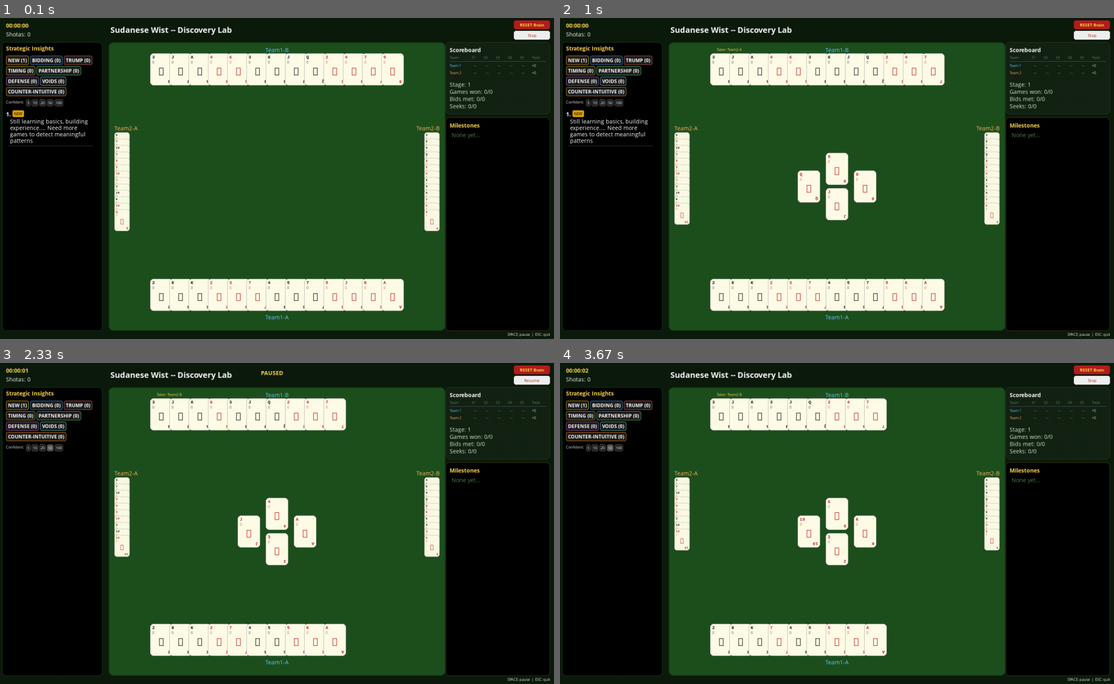
Above: before the commit, frames 1-4 (two rows, left to right).
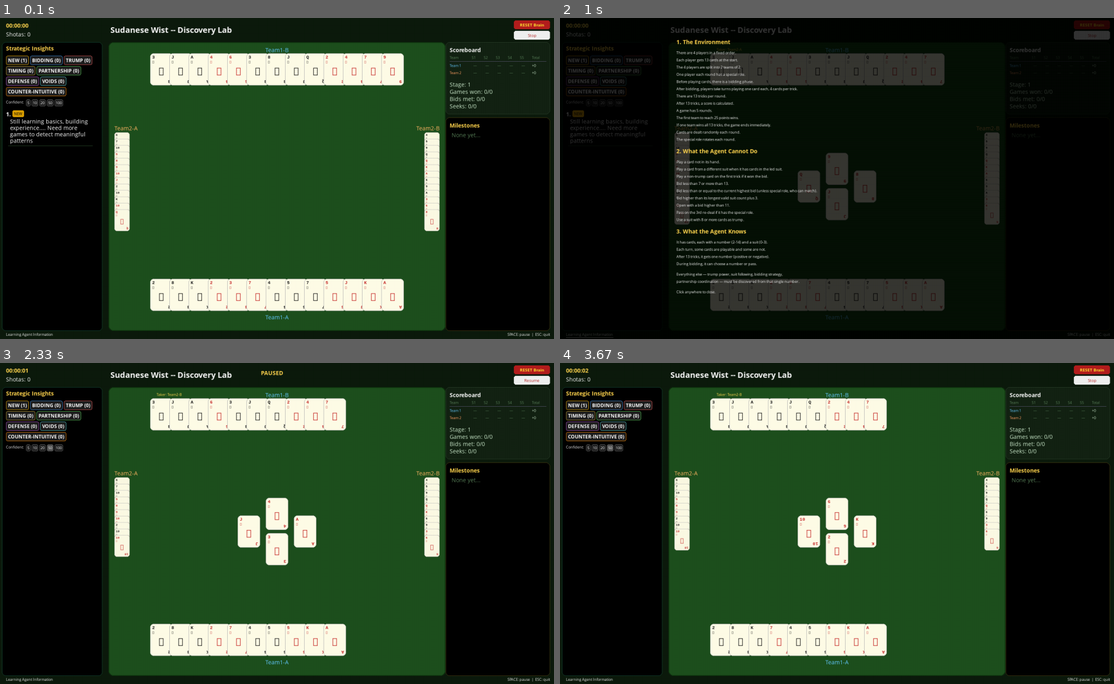
Above: after the commit, the same moments.

Repository: aamagzoub/engineering-intelligence
Game: pygame game, started from gui_wist_discovery/main.py
The game is run twice, just before and just after one commit, with the same random seed, the same clock (stepped at 60 frames per second) and the same inputs.
Inputs (mouse positions are in pixels of both pictures, inside the frame that each line leads up to):
- Up to frame 1 (0.1 s): no input
- Up to frame 2 (1 s): click (837, 178) at 0.38 s; click (587, 332) at 0.72 s, where only the run after the commit has a clickable "Learning Agent Information"
- Up to frame 3 (2.33 s): click (105, 475) at 1.05 s; tap Space at 1.33, 1.73, 2.03 s; click "50" at 2.22 s
- Up to frame 4 (3.67 s): click (1047, 645) at 2.55 s; click (759, 456) at 2.88 s; tap Space at 3.23 s; click (1008, 517) at 3.55 s

The runs differ from the first frame. In frame 1, less than 0.1% of the frame differs, in the area x 1-10%, y 98-100%; in frame 2, 62%, in the area x 0-100%, y 0-100%; in frame 3, less than 0.1%; in frame 4, less than 0.1%.

Commit message:
v3.1.8 add Learning Agent Information overlay

Diff:
--- a/gui_wist_discovery/main.py
+++ b/gui_wist_discovery/main.py
@@ -136,6 +136,9 @@
         # Scroll offsets.
         self._disc_scroll_offset = 0
         self._insight_scroll_offset = 0
+
+        # Info overlay toggle.
+        self._show_info = False
 
         # Insight category filter (None = show all).
         self._insight_filter = None
@@ -606,10 +609,18 @@
                 elif event.key == pygame.K_SPACE:
                     self._toggle_pause()
             elif event.type == pygame.MOUSEBUTTONDOWN and event.button == 1:
+                # If info overlay is showing, any click closes it.
+                if self._show_info:
+                    self._show_info = False
+                    continue
                 if self._mode_btn_rect and self._mode_btn_rect.collidepoint(event.pos):
                     self._toggle_pause()
                 if self._reset_btn_rect and self._reset_btn_rect.collidepoint(event.pos):
                     self._reset_brain()
+                # Check info label click.
+                info_rect = getattr(self, '_info_rect', None)
+                if info_rect and info_rect.collidepoint(event.pos):
+                    self._show_info = True
                 # Check insight category filter chip clicks.
                 for cat, rect in self._insight_chip_rects.items():
                     if rect.collidepoint(event.pos):
@@ -736,12 +747,14 @@
             "confidence_filter": self._confidence_filter,
             "disc_scroll": self._disc_scroll_offset,
             "insight_scroll": self._insight_scroll_offset,
+            "show_info": self._show_info,
         }
 
         self._mode_btn_rect, self._reset_btn_rect = self.renderer.render_frame(render_state)
 
-        # Capture chip rects from renderer for click detection.
+        # Capture chip rects and info rect from renderer for click detection.
         self._insight_chip_rects = render_state.get("_chip_rects", {})
+        self._info_rect = render_state.get("_info_rect")
         self._conf_rects = render_state.get("_conf_rects", {})
 
 
--- a/gui_wist_discovery/renderer.py
+++ b/gui_wist_discovery/renderer.py
@@ -79,6 +79,20 @@
 
         # Right panel (scoreboard + discoveries).
         self._render_right_panel(state)
+
+        # "Learning Agent Information" clickable label at bottom-left.
+        info_label = self.fonts["small"].render("Learning Agent Information", True, TEXT_WHITE)
+        info_rect = pygame.Rect(15, SCREEN_HEIGHT - 18, info_label.get_width(), info_label.get_height())
+        # Underline effect on hover.
+        if info_rect.collidepoint(pygame.mouse.get_pos()):
+            pygame.draw.line(self.screen, TEXT_WHITE, (15, SCREEN_HEIGHT - 4),
+                             (15 + info_label.get_width(), SCREEN_HEIGHT - 4))
+        self.screen.blit(info_label, (15, SCREEN_HEIGHT - 18))
+        state["_info_rect"] = info_rect
+
+        # Info overlay (if toggled on).
+        if state.get("show_info"):
+            self._render_info_overlay(left_panel_w)
 
         pygame.display.flip()
         return mode_rect, reset_rect
@@ -208,6 +222,81 @@
     def _render_reset_btn(self):
         """Dummy — reset is now rendered inside _render_mode_btn."""
         return pygame.Rect(0, 0, 0, 0)
+
+    # ─── Info Overlay ──────────────────────────────────────────────────────────
+
+    _INFO_TEXT = [
+        ("1. The Environment", True),
+        ("", False),
+        ("There are 4 players in a fixed order.", False),
+        ("Each player gets 13 cards at the start.", False),
+        ("The 4 players are split into 2 teams of 2.", False),
+        ("One player each round has a special role.", False),
+        ("Before playing cards, there is a bidding phase.", False),
+        ("After bidding, players take turns playing one card each, 4 cards per trick.", False),
+        ("There are 13 tricks per round.", False),
+        ("After 13 tricks, a score is calculated.", False),
+        ("A game has 5 rounds.", False),
+        ("The first team to reach 25 points wins.", False),
+        ("If one team wins all 13 tricks, the game ends immediately.", False),
+        ("Cards are dealt randomly each round.", False),
+        ("The special role rotates each round.", False),
+        ("", False),
+        ("2. What the Agent Cannot Do", True),
+        ("", False),
+        ("Play a card not in its hand.", False),
+        ("Play a card from a different suit when it has cards in the led suit.", False),
+        ("Play a non-trump card on the first trick if it won the bid.", False),
+        ("Bid less than 7 or more than 13.", False),
+        ("Bid less than or equal to the current highest bid (unless special role, who can match).", False),
+        ("Bid higher than its longest valid suit count plus 3.", False),
+        ("Open with a bid higher than 11.", False),
+        ("Pass on the 3rd re-deal if it has the special role.", False),
+        ("Use a suit with 8 or more cards as trump.", False),
+        ("", False),
+        ("3. What the Agent Knows", True),
+        ("", False),
+        ("It has cards, each with a number (2-14) and a suit (0-3).", False),
+        ("Each turn, some cards are playable and some are not.", False),
+        ("After 13 tricks, it gets one number (positive or negative).", False),
+        ("During bidding, it can choose a number or pass.", False),
+        ("", False),
+        ("Everything else — trump power, suit following, bidding strategy,", False),
+        ("partnership coordination — must be discovered from that single number.", False),
+        ("", False),
+        ("Click anywhere to close.", False),
+    ]
+
+    def _render_info_overlay(self, left_panel_w):
+        """Render the agent info overlay centered on the table area."""
+        # Semi-transparent dark overlay.
+        overlay = pygame.Surface((SCREEN_WIDTH, SCREEN_HEIGHT), pygame.SRCALPHA)
+        overlay.fill((0, 0, 0, 200))
+        self.screen.blit(overlay, (0, 0))
+
+        # Content area — centered in the table region.
+        content_x = left_panel_w + 30
+        content_w = SCREEN_WIDTH - left_panel_w - 300
+        y = 50
+
+        title_font = self.fonts["large"]
+        body_font = self.fonts["small"]
+
+        for text, is_header in self._INFO_TEXT:
+            if not text:
+                y += 8
+                continue
+            if is_header:
+                surf = title_font.render(text, True, TEXT_GOLD)
+                self.screen.blit(surf, (content_x, y))
+                y += 22
+            else:
+                # Word wrap.
+                y = self._wrap_text(body_font, text, content_x, y, content_w, TEXT_WHITE, SCREEN_HEIGHT - 20)
+                y += 2
+
+            if y > SCREEN_HEIGHT - 30:
+                break
 
     # ─── Right Panel (Scoreboard + Discoveries) ────────────────────────────────
 
